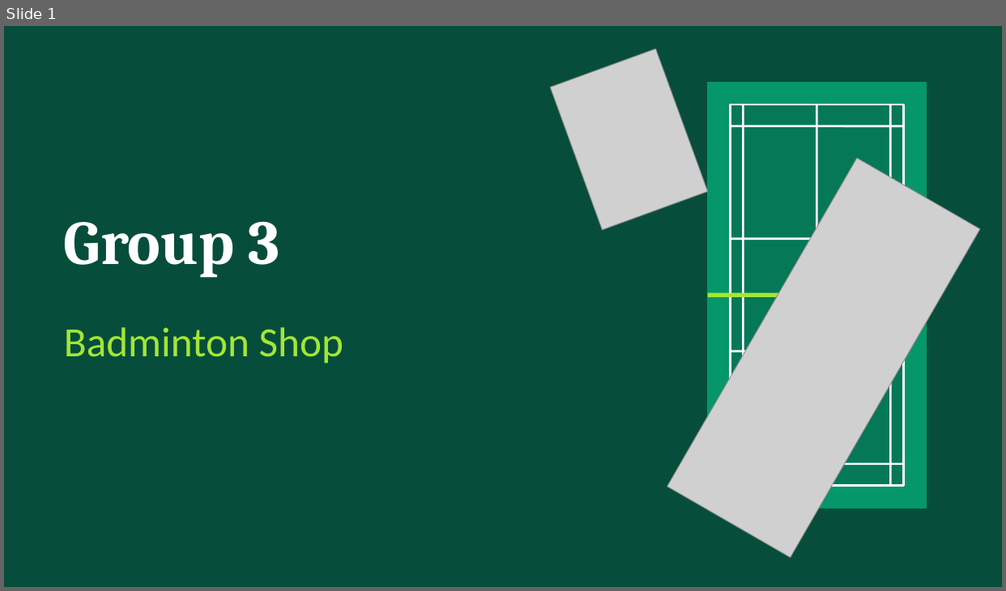
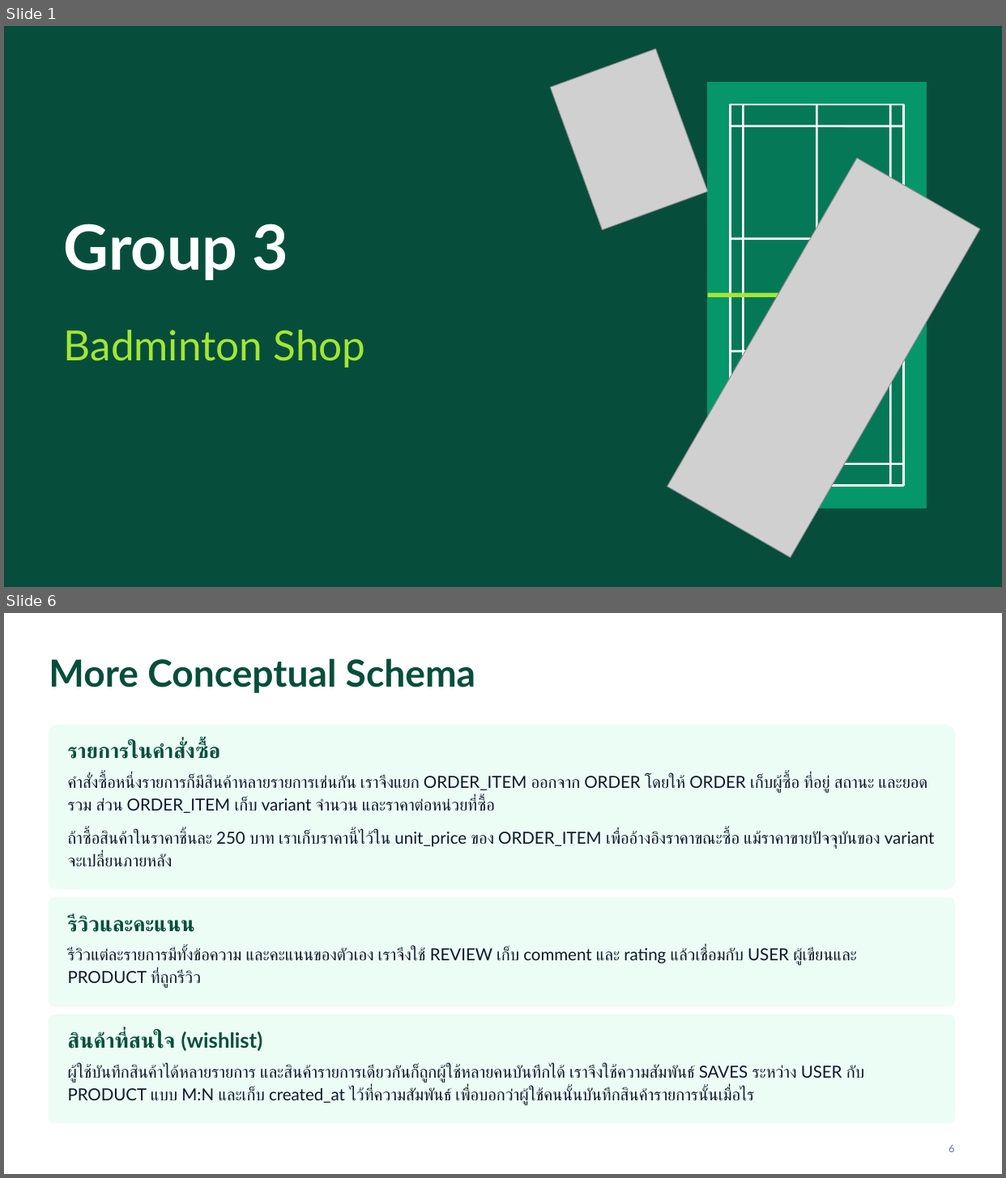
Before and after one commit to sriv95/261342-Database-Project, a slide deck: docs/smash-badminton-shop.pptx. Shown one above the other, each under a label of ours: slide 1 before the commit, slides 1 and 6 after it; the slides between them are not shown. The pictures are 1006x591 and 1006x1178 pixels, drawn with LibreOffice and Linux fonts; fonts in the diff are those of the drawing; grey boxes stand for pictures. Boxes give left, top, right and bottom in pixels: in the first picture for what was removed or moved away, otherwise in the second. Text is boxed around its words. In the diff, an @@ line names an element or a change of style, - is before the commit and + after.

Commit message:
Update presentation file for smash badminton shop

```diff
--- a/docs/smash-badminton-shop.pptx
+++ b/docs/smash-badminton-shop.pptx
@@ slide 6 added at <box>4,613,1002,1174</box>, background #FFFFFF @@
@@ text added at <box>49,658,475,693</box>, 36 pt, text #064E3B, bold @@
+More Conceptual Schema
@@ rounded rectangle added at <box>49,726,955,889</box>, fill #ECFDF5, outline #ECFDF5 1 pt @@
@@ text added at <box>68,743,220,759</box>, 20 pt, text #064E3B, bold @@
+รายการในคำสั่งซื้อ
@@ text added at <box>68,775,875,813</box>, 16 pt, text #0F172A @@
+คำสั่งซื้อหนึ่งรายการก็มีสินค้าหลายรายการเช่นกัน เราจึงแยก ORDER_ITEM ออกจาก ORDER โดยให้ ORDER เก็บผู้ซื้อ ที่อยู่ สถานะ และยอดรวม ส่วน ORDER_ITEM เก็บ variant จำนวน และราคาต่อหน่วยที่ซื้อ
@@ text added at <box>68,831,935,867</box>, 16 pt, text #0F172A @@
+ถ้าซื้อสินค้าในราคาชิ้นละ 250 บาท เราเก็บราคานี้ไว้ใน unit_price ของ ORDER_ITEM เพื่ออ้างอิงราคาขณะซื้อ แม้ราคาขายปัจจุบันของ variant จะเปลี่ยนภายหลัง
@@ rounded rectangle added at <box>49,898,955,1006</box>, fill #ECFDF5, outline #ECFDF5 1 pt @@
@@ text added at <box>68,915,195,932</box>, 20 pt, text #064E3B, bold @@
+รีวิวและคะแนน
@@ text added at <box>68,948,857,988</box>, 16 pt, text #0F172A @@
+รีวิวแต่ละรายการมีทั้งข้อความ และคะแนนของตัวเอง เราจึงใช้ REVIEW เก็บ comment และ rating แล้วเชื่อมกับ USER ผู้เขียนและ PRODUCT ที่ถูกรีวิว
@@ rounded rectangle added at <box>49,1015,955,1122</box>, fill #ECFDF5, outline #ECFDF5 1 pt @@
@@ text added at <box>68,1032,263,1051</box>, 20 pt, text #064E3B, bold @@
+สินค้าที่สนใจ (wishlist)
@@ text added at <box>68,1065,864,1105</box>, 16 pt, text #0F172A @@
+ผู้ใช้บันทึกสินค้าได้หลายรายการ และสินค้ารายการเดียวกันก็ถูกผู้ใช้หลายคนบันทึกได้ เราจึงใช้ความสัมพันธ์ SAVES ระหว่าง USER กับ PRODUCT แบบ M:N และเก็บ created_at ไว้ที่ความสัมพันธ์ เพื่อบอกว่าผู้ใช้คนนั้นบันทึกสินค้ารายการนั้นเมื่อไร
@@ page number added at <box>948,1145,954,1152</box>, 10 pt, text #64748B @@
+6
@@ slide 1 changed as well @@
@@ text "Group 3" at <box>64,224,289,280</box>: font Cambria to Lato; line spacing 1 to 1.15 @@
@@ text "Badminton Shop" at <box>64,330,366,368</box>: font Calibri to Lato; line spacing 1 to 1.15 @@
```
Also in this commit, not shown: 11 other slides changed, 18 other slides added, 6 slides removed.
